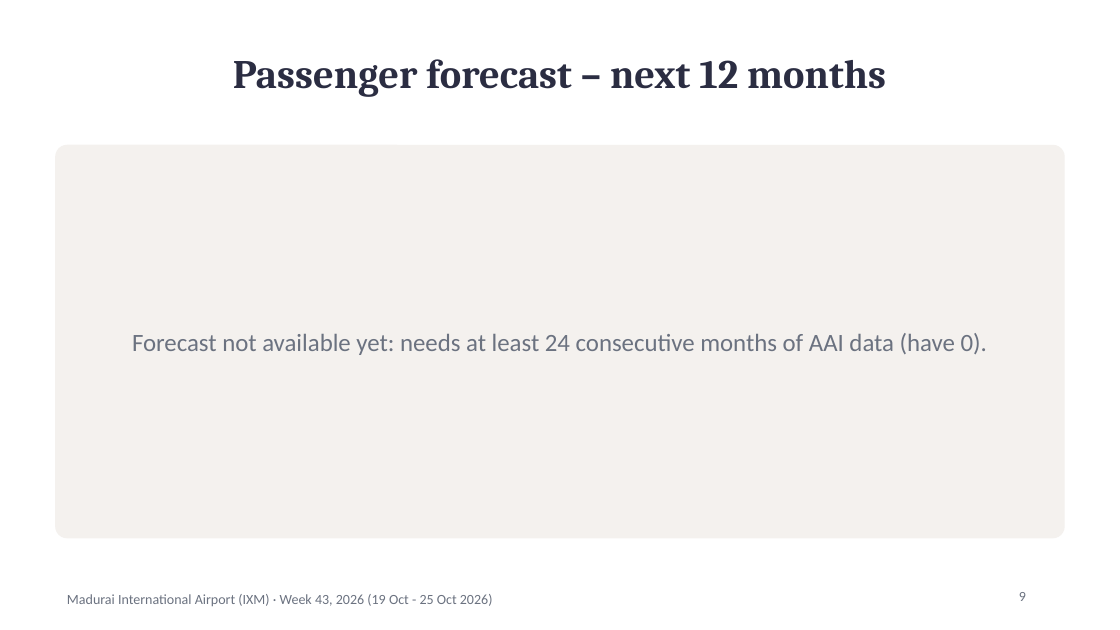
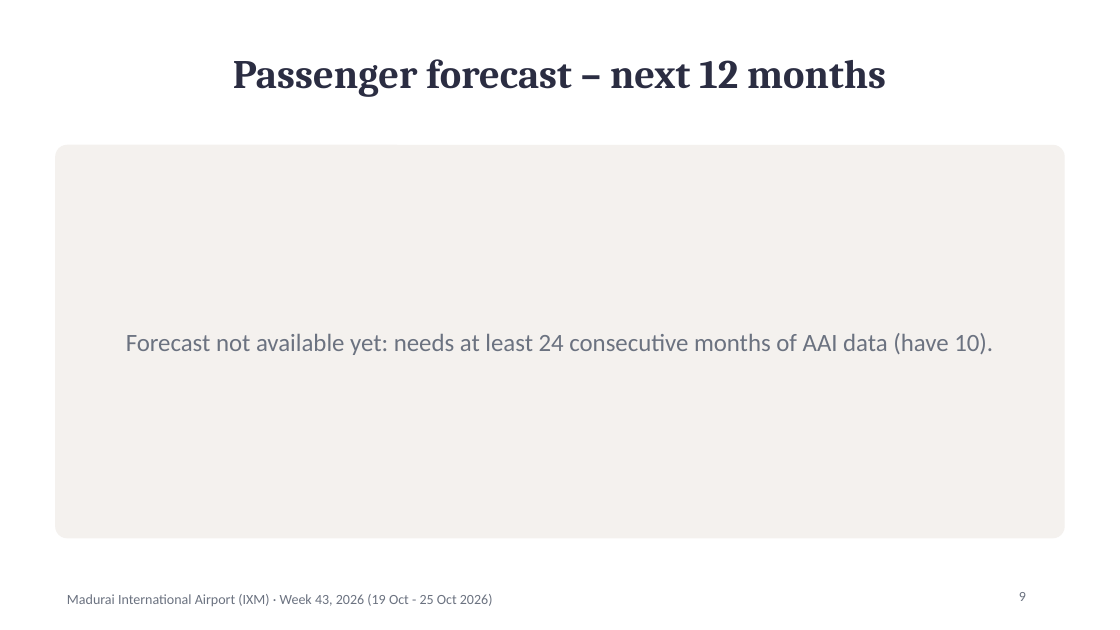
Before and after one commit to jarunprasath/madurai-airport-tracker, a slide deck: slide 9 of reports/IXM_weekly_report_2026-W43.pptx. Drawn at 1120x630 pixels with LibreOffice and Linux fonts; fonts in the diff are those of the drawing. Boxes give left, top, right and bottom in pixels: in the first picture for what was removed or moved away, otherwise in the second. Text is boxed around its words. In the diff, an @@ line names an element or a change of style, - is before the commit and + after.

```diff
--- a/reports/IXM_weekly_report_2026-W43.pptx
+++ b/reports/IXM_weekly_report_2026-W43.pptx
@@ text at [126, 333, 993, 355]: text changed @@
-Forecast not available yet: needs at least 24 consecutive months of AAI data (have 0).
+Forecast not available yet: needs at least 24 consecutive months of AAI data (have 10).
```
Also in this commit, not shown: 3 other slides changed, 1 other file.
